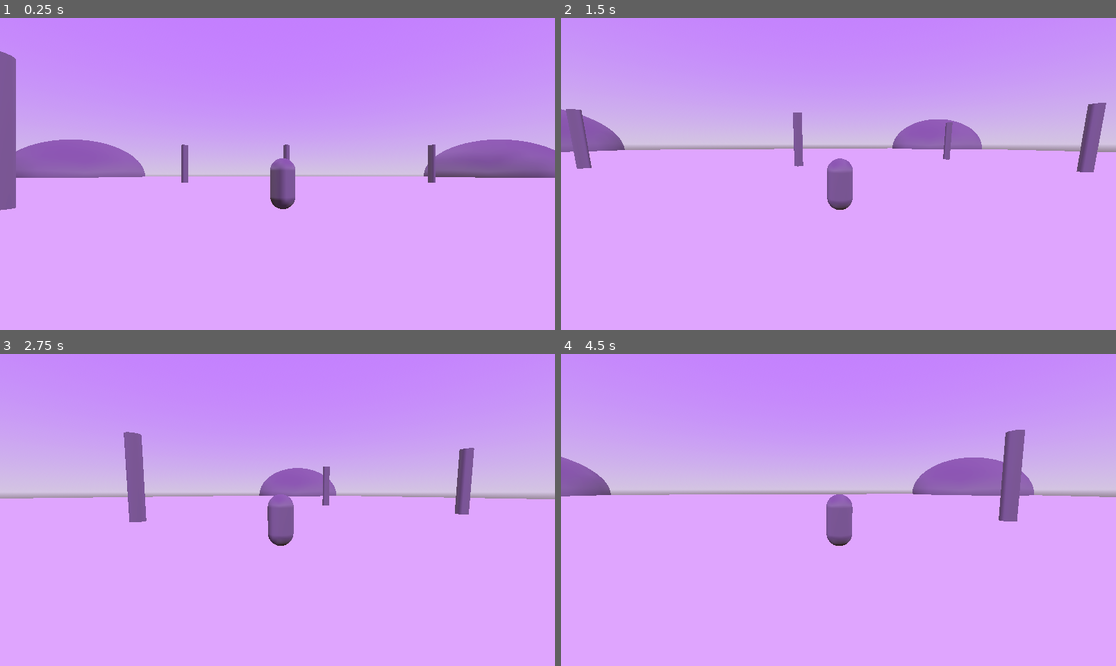
Above: before the commit, frames 1-4 (two rows, left to right).
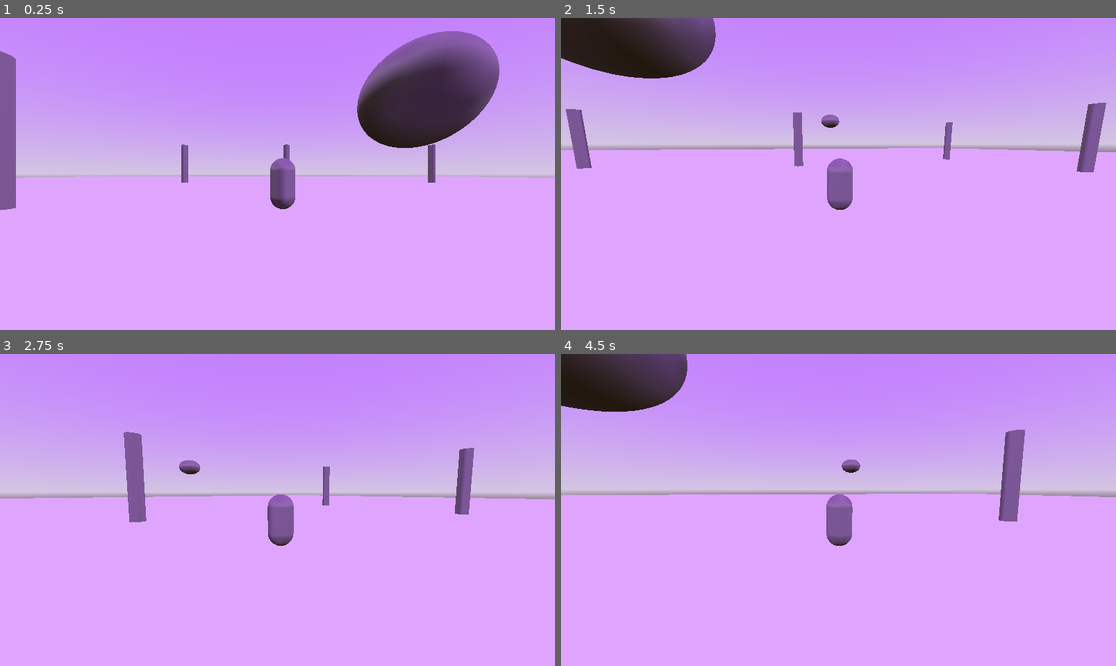
Above: after the commit, the same moments.

Repository: olegjb/godot-test
Game: Godot game, scene res://flat.tscn
Same seed, same stepped clock (60 frames per second), same inputs: the game is played once before the commit and once after it.
Inputs (mouse positions are in pixels of both pictures, inside the frame that each line leads up to):
- Up to frame 1 (0.25 s): no input
- Up to frame 2 (1.5 s): tap Enter at 0.5 s; move the mouse to (960, 158) at 0.52 s; press the mouse at (960, 158) at 0.53 s; hold D (right) 0.53-1.28 s; tap Space (jump) at 0.77 s; move the mouse to (810, 174) at 1.27 s; release the mouse at (810, 174) at 1.28 s; hold W (forward) from 1.28 s (still down); click (810, 174) at 1.35 s
- Up to frame 3 (2.75 s): keep holding W (forward); tap Space (jump) at 1.52 s; move the mouse to (288, 503) at 2.02 s; press the mouse at (288, 503) at 2.03 s
- Up to frame 4 (4.5 s): keep holding W (forward); move the mouse to (832, 516) at 2.77 s; release the mouse at (832, 516) at 2.78 s; click (832, 516) at 2.85 s; tap Space (jump) at 3.02, 3.77 s; move the mouse to (877, 513) at 3.52 s; press the mouse at (877, 513) at 3.53 s; move the mouse to (794, 506) at 4.27 s; release the mouse at (794, 506) at 4.28 s; click (794, 506) at 4.35 s

The runs differ from the first frame. In frame 1, 12% of the frame differs, in the area x 2-100%, y 4-52%; in frame 2, 6.7%; in frame 3, 1.0%; in frame 4, 6.5%.

Commit message:
test push- update terrain

Diff:
--- a/flat.tscn
+++ b/flat.tscn
@@ -44,105 +44,105 @@
 
 [sub_resource type="SphereShape3D" id="SphereShape3D_l7t83"]
 
-[node name="MainScene" type="Node3D"]
+[node name="MainScene" type="Node3D" unique_id=2043806255]
 
-[node name="WorldEnvironment" type="WorldEnvironment" parent="."]
+[node name="WorldEnvironment" type="WorldEnvironment" parent="." unique_id=1572718694]
 environment = SubResource("Environment_mcy06")
 
-[node name="pilar" type="MeshInstance3D" parent="WorldEnvironment"]
+[node name="pilar" type="MeshInstance3D" parent="WorldEnvironment" unique_id=876772322]
 transform = Transform3D(1, 0, 0, 0, 1, 0, 0, 0, 1, 11.2259, 0.0516207, -0.0607979)
 mesh = SubResource("CylinderMesh_awwgj")
 skeleton = NodePath("../..")
 
-[node name="pilar2" type="MeshInstance3D" parent="WorldEnvironment"]
+[node name="pilar2" type="MeshInstance3D" parent="WorldEnvironment" unique_id=3399381]
 transform = Transform3D(1, 0, 0, 0, 1, 0, 0, 0, 1, -24.8147, 0.0516207, -0.0607979)
 mesh = SubResource("CylinderMesh_awwgj")
 skeleton = NodePath("../..")
 
-[node name="pilar3" type="MeshInstance3D" parent="WorldEnvironment"]
+[node name="pilar3" type="MeshInstance3D" parent="WorldEnvironment" unique_id=518443993]
 transform = Transform3D(1, 0, 0, 0, 1, 0, 0, 0, 1, -24.8147, 0.0516207, 25.0001)
 mesh = SubResource("CylinderMesh_awwgj")
 skeleton = NodePath("../..")
 
-[node name="pilar4" type="MeshInstance3D" parent="WorldEnvironment"]
+[node name="pilar4" type="MeshInstance3D" parent="WorldEnvironment" unique_id=620320966]
 transform = Transform3D(1, 0, 0, 0, 1, 0, 0, 0, 1, -1.24512, 0.0516207, 25.0001)
 mesh = SubResource("CylinderMesh_awwgj")
 skeleton = NodePath("../..")
 
-[node name="pilar5" type="MeshInstance3D" parent="WorldEnvironment"]
+[node name="pilar5" type="MeshInstance3D" parent="WorldEnvironment" unique_id=2000422824]
 transform = Transform3D(1, 0, 0, 0, 1, 0, 0, 0, 1, 15.286, 0.0516207, 25.0001)
 mesh = SubResource("CylinderMesh_awwgj")
 skeleton = NodePath("../..")
 
-[node name="pilar6" type="MeshInstance3D" parent="WorldEnvironment"]
+[node name="pilar6" type="MeshInstance3D" parent="WorldEnvironment" unique_id=764316853]
 transform = Transform3D(1, 0, 0, 0, 1, 0, 0, 0, 1, 15.286, 0.0516207, -22.4248)
 mesh = SubResource("CylinderMesh_awwgj")
 skeleton = NodePath("../..")
 
-[node name="pilar7" type="MeshInstance3D" parent="WorldEnvironment"]
+[node name="pilar7" type="MeshInstance3D" parent="WorldEnvironment" unique_id=814125930]
 transform = Transform3D(1, 0, 0, 0, 1, 0, 0, 0, 1, -0.54287, 0.0516207, -22.4248)
 mesh = SubResource("CylinderMesh_awwgj")
 skeleton = NodePath("../..")
 
-[node name="pilar8" type="MeshInstance3D" parent="WorldEnvironment"]
+[node name="pilar8" type="MeshInstance3D" parent="WorldEnvironment" unique_id=845743621]
 transform = Transform3D(1, 0, 0, 0, 1, 0, 0, 0, 1, -26.1762, 0.0516207, -22.4248)
 mesh = SubResource("CylinderMesh_awwgj")
 skeleton = NodePath("../..")
 
-[node name="hill" type="MeshInstance3D" parent="WorldEnvironment"]
-transform = Transform3D(1, 0, 0, 0, 1, 0, 0, 0, 1, 6.67855, 3.26316, -87.2125)
+[node name="hill" type="MeshInstance3D" parent="WorldEnvironment" unique_id=2048624176]
+transform = Transform3D(1, 0, 0, 0, 1, 0, 0, 0, 1, 6.67855, -2.73684, -225.2125)
 mesh = SubResource("SphereMesh_n5tlx")
 
-[node name="hill2" type="MeshInstance3D" parent="WorldEnvironment"]
-transform = Transform3D(0.950125, 0.311871, 0, -0.311871, 0.950125, 0, 0, 0, 1, -97.4228, 3.26316, -87.2125)
+[node name="hill2" type="MeshInstance3D" parent="WorldEnvironment" unique_id=1832154281]
+transform = Transform3D(0.950125, 0.311871, 0, -0.311871, 0.950125, 0, 0, 0, 1, -108.081764, 31.47477, -87.2125)
 mesh = SubResource("SphereMesh_n5tlx")
 
-[node name="hill3" type="MeshInstance3D" parent="WorldEnvironment"]
-transform = Transform3D(0.999758, -0.0220067, 0, 0.0220067, 0.999758, 0, 0, 0, 1, -97.4228, -1.0285, 86.6166)
+[node name="hill3" type="MeshInstance3D" parent="WorldEnvironment" unique_id=1214944461]
+transform = Transform3D(0.999758, -0.0220067, 0, 0.018151948, 0.8246377, -0.56537014, 0.012441931, 0.56523335, 0.8248373, -58.68728, 31.786701, 77.10537)
 mesh = SubResource("SphereMesh_n5tlx")
 
-[node name="hill4" type="MeshInstance3D" parent="WorldEnvironment"]
-transform = Transform3D(0.999758, -0.0220067, 0, 0.0220067, 0.999758, 0, 0, 0, 1, 90.412, -1.0285, 86.6166)
+[node name="hill4" type="MeshInstance3D" parent="WorldEnvironment" unique_id=623019984]
+transform = Transform3D(0.999758, -0.0220067, 0, 0.0220067, 0.999758, 0, 0, 0, 1, 527.2229, 61.843304, 127.52173)
 mesh = SubResource("SphereMesh_n5tlx")
 
-[node name="hill5" type="MeshInstance3D" parent="WorldEnvironment"]
-transform = Transform3D(0.999758, -0.0220067, 0, 0.0220067, 0.999758, 0, 0, 0, 1, 90.412, -1.0285, -90.747)
+[node name="hill5" type="MeshInstance3D" parent="WorldEnvironment" unique_id=218075681]
+transform = Transform3D(0.999758, -0.0220067, 0, 0.0220067, 0.999758, 0, 0, 0, 1, 63.144775, 38.589157, -44.601585)
 mesh = SubResource("SphereMesh_n5tlx")
 
-[node name="ground" type="MeshInstance3D" parent="."]
+[node name="ground" type="MeshInstance3D" parent="." unique_id=1320656101]
 transform = Transform3D(1, 0, 0, 0, 1, 0, 0, 0, 1, 0.675, -1, -0.939)
 material_override = SubResource("StandardMaterial3D_55y24")
 mesh = SubResource("PlaneMesh_mehvl")
 
-[node name="StaticBody3D" type="StaticBody3D" parent="ground"]
+[node name="StaticBody3D" type="StaticBody3D" parent="ground" unique_id=168639427]
 
-[node name="CollisionShape3D" type="CollisionShape3D" parent="ground/StaticBody3D"]
+[node name="CollisionShape3D" type="CollisionShape3D" parent="ground/StaticBody3D" unique_id=2028252794]
 shape = SubResource("ConcavePolygonShape3D_dppk8")
 
-[node name="CharacterBody3D" type="CharacterBody3D" parent="."]
+[node name="CharacterBody3D" type="CharacterBody3D" parent="." unique_id=407078955]
 script = ExtResource("1_4pad4")
 
-[node name="mesh_skin" type="MeshInstance3D" parent="CharacterBody3D"]
+[node name="mesh_skin" type="MeshInstance3D" parent="CharacterBody3D" unique_id=1690704652]
 unique_name_in_owner = true
 mesh = SubResource("CapsuleMesh_6sduq")
 skeleton = NodePath("")
 
-[node name="face" type="MeshInstance3D" parent="CharacterBody3D/mesh_skin"]
+[node name="face" type="MeshInstance3D" parent="CharacterBody3D/mesh_skin" unique_id=2057058894]
 transform = Transform3D(-5.17325e-08, -1, 0, -5.17325e-08, 1.91069e-15, -1, 1.1835, -4.37114e-08, -4.37114e-08, -0.00450367, 0.359114, 0.705111)
 mesh = SubResource("CylinderMesh_3x4n6")
 skeleton = NodePath("../..")
 
-[node name="CollisionShape3D" type="CollisionShape3D" parent="CharacterBody3D"]
+[node name="CollisionShape3D" type="CollisionShape3D" parent="CharacterBody3D" unique_id=1131978056]
 shape = SubResource("CapsuleShape3D_irvuk")
 
-[node name="CameraPivot" type="Node3D" parent="CharacterBody3D"]
+[node name="CameraPivot" type="Node3D" parent="CharacterBody3D" unique_id=583748316]
 unique_name_in_owner = true
 transform = Transform3D(1, 0, 0, 0, 1, 0, 0, 0, 1, 0.207393, 0.376811, 0)
 
-[node name="SpringArm3D" type="SpringArm3D" parent="CharacterBody3D/CameraPivot"]
+[node name="SpringArm3D" type="SpringArm3D" parent="CharacterBody3D/CameraPivot" unique_id=949361464]
 transform = Transform3D(-1, 0, -8.74228e-08, 0, 1, 0, 8.74228e-08, 0, -1, 0, 0, 0)
 shape = SubResource("SphereShape3D_l7t83")
 spring_length = 8.0
 
-[node name="Camera3D" type="Camera3D" parent="CharacterBody3D/CameraPivot/SpringArm3D"]
+[node name="Camera3D" type="Camera3D" parent="CharacterBody3D/CameraPivot/SpringArm3D" unique_id=192180026]
 unique_name_in_owner = true
--- a/project.godot
+++ b/project.godot
@@ -8,11 +8,15 @@
 
 config_version=5
 
+[animation]
+
+compatibility/default_parent_skeleton_in_mesh_instance_3d=true
+
 [application]
 
 config/name="char0"
 run/main_scene="res://flat.tscn"
-config/features=PackedStringArray("4.1", "Forward Plus")
+config/features=PackedStringArray("4.6", "Forward Plus")
 config/icon="res://icon.svg"
 
 [dotnet]
@@ -23,27 +27,27 @@
 
 forward={
 "deadzone": 0.5,
-"events": [Object(InputEventKey,"resource_local_to_scene":fa …(172 unchanged characters)… eycode":87,"key_label":0,"unicode":119,"echo":false,"script":null)
+"events": [Object(InputEventKey,"resource_local_to_scene":fa …(172 unchanged characters)… eycode":87,"key_label":0,"unicode":119,"location":0,"echo":false,"script":null)
 ]
 }
 back={
 "deadzone": 0.5,
-"events": [Object(InputEventKey,"resource_local_to_scene":fa …(172 unchanged characters)… eycode":83,"key_label":0,"unicode":115,"echo":false,"script":null)
+"events": [Object(InputEventKey,"resource_local_to_scene":fa …(172 unchanged characters)… eycode":83,"key_label":0,"unicode":115,"location":0,"echo":false,"script":null)
 ]
 }
 left={
 "deadzone": 0.5,
-"events": [Object(InputEventKey,"resource_local_to_scene":fa …(171 unchanged characters)… keycode":65,"key_label":0,"unicode":97,"echo":false,"script":null)
+"events": [Object(InputEventKey,"resource_local_to_scene":fa …(171 unchanged characters)… keycode":65,"key_label":0,"unicode":97,"location":0,"echo":false,"script":null)
 ]
 }
 right={
 "deadzone": 0.5,
-"events": [Object(InputEventKey,"resource_local_to_scene":fa …(172 unchanged characters)… eycode":68,"key_label":0,"unicode":100,"echo":false,"script":null)
+"events": [Object(InputEventKey,"resource_local_to_scene":fa …(172 unchanged characters)… eycode":68,"key_label":0,"unicode":100,"location":0,"echo":false,"script":null)
 ]
 }
 jump={
 "deadzone": 0.5,
-"events": [Object(InputEventKey,"resource_local_to_scene":fa …(171 unchanged characters)… keycode":32,"key_label":0,"unicode":32,"echo":false,"script":null)
+"events": [Object(InputEventKey,"resource_local_to_scene":fa …(171 unchanged characters)… keycode":32,"key_label":0,"unicode":32,"location":0,"echo":false,"script":null)
 ]
 }
 left_click={
Not shown: 1 places in flat.tscn that only renumber resources
Not shown, changed: icon.svg.import
Not shown, added: player.gd.uid
Not shown, added: player_camera_3.gd.uid
